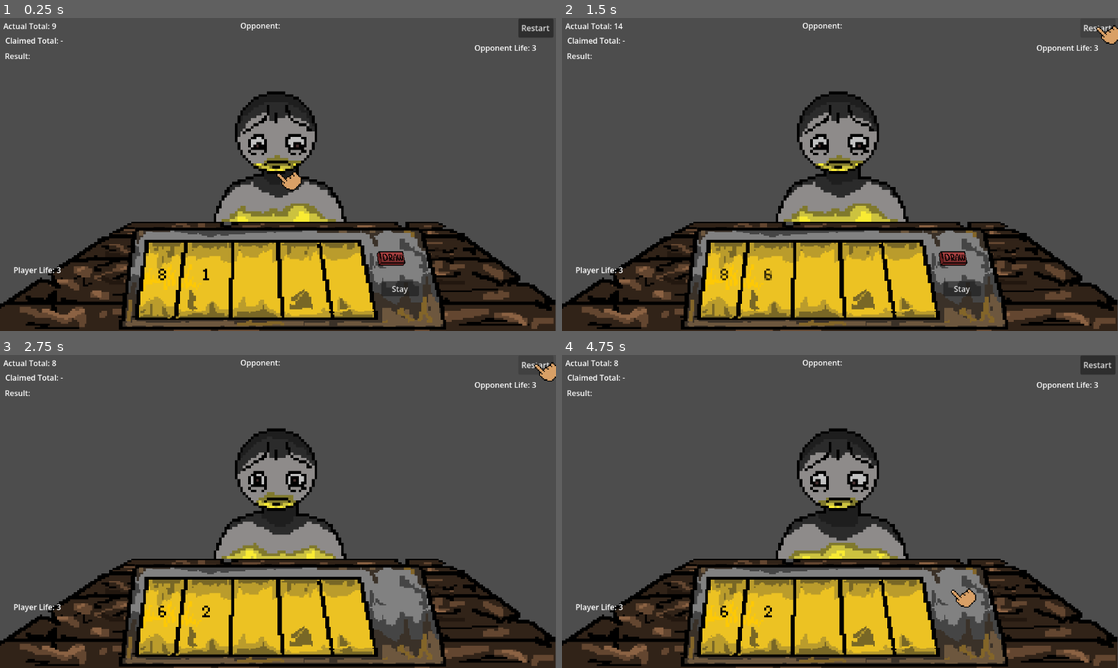
Above: before the commit, frames 1-4 (two rows, left to right).
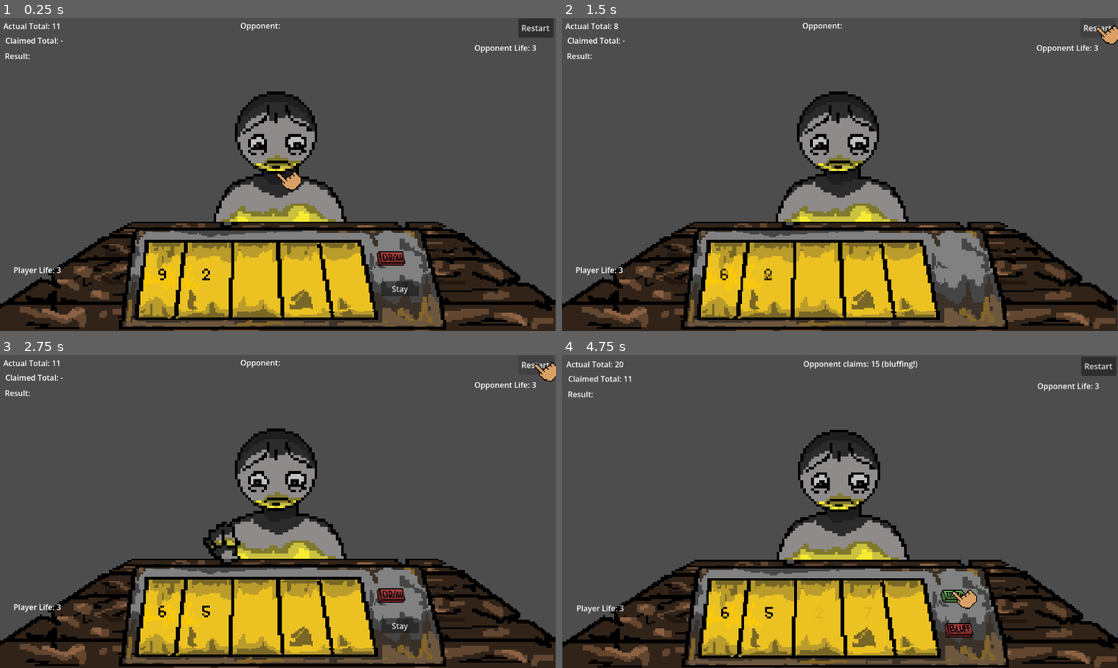
Above: after the commit, the same moments.

Repository: Yatagarasu163/BluffJack
Game: Godot game, scene res://Main.tscn
The game is run twice, just before and just after one commit, with the same random seed, the same clock (stepped at 60 frames per second) and the same inputs.
Inputs (mouse positions are in pixels of both pictures, inside the frame that each line leads up to):
- Up to frame 1 (0.25 s): no input
- Up to frame 2 (1.5 s): click "Restart" at 0.5 s; click "Restart" at 1.25 s
- Up to frame 3 (2.75 s): click "Restart" at 2 s
- Up to frame 4 (4.75 s): click (951, 592) at 2.77 s; click (962, 624) at 3.5 s, where only the run after the commit has a clickable "Stay"; click (951, 592) at 4.27 s

The runs differ from the first frame. In frame 1, less than 0.1% of the frame differs, in the area x 9-38%, y 1-84%; in frame 2, 0.6%; in frame 3, 1.9%; in frame 4, 11%, in the area x 0-100%, y 0-100%.
Error before the commit: Parse Error: Expected statement, found "elif" instead. (res://Assets/Scripts/enemy.gd:116)

Commit message:
Enemy Bluff works

Diff:
--- a/bluff-jack/Assets/Scripts/PlayerControl.gd
+++ b/bluff-jack/Assets/Scripts/PlayerControl.gd
@@ -226,4 +226,3 @@
 
 
 	print("I'll accept that number");
-	game_manager.end_turn();
--- a/bluff-jack/Assets/Scripts/enemy.gd
+++ b/bluff-jack/Assets/Scripts/enemy.gd
@@ -42,17 +42,18 @@
 
 func take_turn() -> void:
 	if game_manager.player_turn != game_manager.Turn.ENEMY:
-		return;
-
-	await get_tree().create_timer(randf_range(0.5, 1.0)).timeout;
-
-	var should_end = false;
+		return
+
+	await get_tree().create_timer(randf_range(0.5, 1.0)).timeout
+
+	var should_end = false
 
 	if game_manager.player_state == game_manager.State.DRAW:
 		if game_manager.enemy_state == game_manager.State.DRAW:
-			anim.set_anim_state(anim.AnimState.SELECT);
-			await anim.anim.animation_finished;
-			anim.set_anim_state(anim.AnimState.IDLE);
+			anim.set_anim_state(anim.AnimState.SELECT)
+			await anim.anim.animation_finished
+			anim.set_anim_state(anim.AnimState.IDLE)
+
 			if drawCardDecider():
 				set_opponent_label("Opponent: Drew a card")
 				drawCard()
@@ -61,6 +62,7 @@
 				set_opponent_label("Opponent: Stayed")
 				game_manager.enemy_state = game_manager.State.BLUFF
 				should_end = true
+
 		elif game_manager.enemy_state == game_manager.State.BLUFF:
 			should_end = true
 
@@ -70,48 +72,9 @@
 				set_opponent_label("Opponent: Drew a card")
 				drawCard()
 			else:
-				print("Enemy is not bluffing: ", roundDecision["value"]);
-				game_manager.enemy_claimed_total = roundDecision["value"];
-			game_manager.enemy_state = game_manager.State.SHOWDOWN;
-			should_end = true;
-		else:
-			should_end = true;
-	elif game_manager.player_state == game_manager.State.SHOWDOWN:
-		if game_manager.enemy_state == game_manager.State.BLUFF:
-			var roundDecision = roundDecider();
-			if roundDecision["bluffing"]:
-				print("Enemy is bluffing: ", roundDecision["value"]);
-				game_manager.enemy_claimed_total = roundDecision["value"];
-			else:
-				print("Enemy is not bluffing: ", roundDecision["value"]);
-				game_manager.enemy_claimed_total = roundDecision["value"];
-			game_manager.enemy_state = game_manager.State.SHOWDOWN;
-			var checkBluff = callsBluff(game_manager.player_total, game_manager.claimed_player_total);;
-			if checkBluff:
-				print("Calling Bluff");
-				anim.set_anim_state(anim.AnimState.CALL_BLUFF);
-			else:
-				print("Passing");
-				anim.set_anim_state(anim.AnimState.PASS);
-			await anim.anim.animation_finished;
-			anim.set_anim_state(anim.AnimState.IDLE);
-			should_end = true;
-
-		else:
-			game_manager.enemy_state = game_manager.State.SHOWDOWN;
-			var checkBluff = callsBluff(game_manager.player_total, game_manager.claimed_player_total);;
-			if checkBluff:
-				print("Calling out Bluff");
-				anim.set_anim_state(anim.AnimState.CALL_BLUFF);
-			else:
-				print("Passing");
-				anim.set_anim_state(anim.AnimState.PASS);
-			await anim.anim.animation_finished;
-			anim.set_anim_state(anim.AnimState.IDLE);
-			should_end = true;
-
-	if should_end:
-		game_manager.end_turn();
+				set_opponent_label("Opponent: Stayed")
+				game_manager.enemy_state = game_manager.State.BLUFF
+			should_end = true
 
 		elif game_manager.enemy_state == game_manager.State.BLUFF:
 			var roundDecision = roundDecider()
@@ -144,12 +107,23 @@
 
 		var enemy_calls = callsBluff(game_manager.player_total, game_manager.claimed_player_total)
 
+		if enemy_calls:
+			print("Calling out Bluff")
+			anim.set_anim_state(anim.AnimState.CALL_BLUFF)
+		else:
+			print("Passing")
+			anim.set_anim_state(anim.AnimState.PASS)
+
+		await anim.anim.animation_finished
+		anim.set_anim_state(anim.AnimState.IDLE)
+
 		await get_tree().create_timer(0.8).timeout
 
 		if enemy_calls:
 			set_opponent_label("Opponent: CALLS YOUR BLUFF!")
 		else:
 			set_opponent_label("Opponent: Accepts your total")
+
 		if !game_manager.player_made_showdown_choice:
 			game_manager.end_turn()
 
@@ -159,7 +133,13 @@
 			game_manager.enemy_call_bluff()
 		else:
 			game_manager.enemy_pass_bluff()
+
 		return
+
+	if should_end:
+		game_manager.end_turn()
+
+
 
 	if should_end:
 		game_manager.end_turn()
--- a/bluff-jack/Main.tscn
+++ b/bluff-jack/Main.tscn
@@ -12,7 +12,7 @@
 
 [node name="Enemy" parent="." unique_id=572914806 instance=ExtResource("3_cm0pq")]
 position = Vector2(575, 312)
-paranoia_value = 1.0
+paranoia_value = 0.5
 
 [node name="Custom Cursor" parent="." unique_id=1705748054 instance=ExtResource("3_r0du0")]
 position = Vector2(1152, 648)
